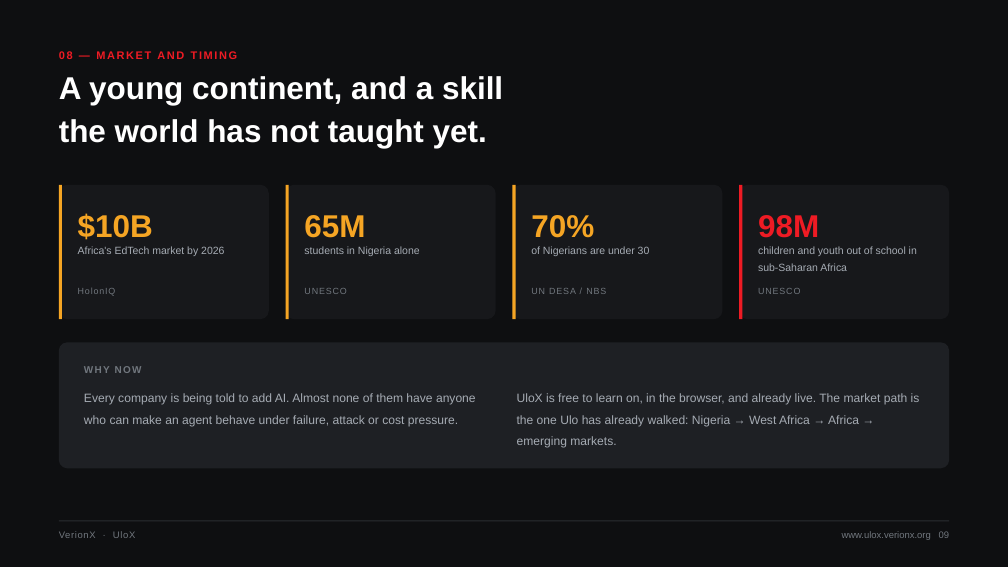
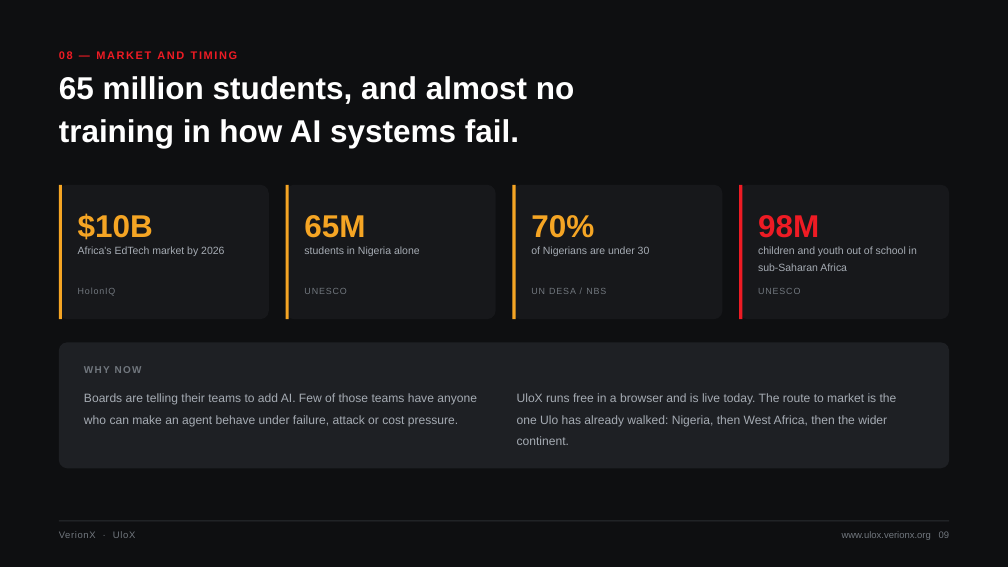
Before and after one commit to elijahmoses1000-jpg/ULOX, a slide deck: slide 9 of deck/VerionX-UloX-Deck-2026.pptx. Drawn at 1008x567 pixels with LibreOffice and Linux fonts; fonts in the diff are those of the drawing. Boxes give left, top, right and bottom in pixels: in the first picture for what was removed or moved away, otherwise in the second. Text is boxed around its words. In the diff, an @@ line names an element or a change of style, - is before the commit and + after.

```diff
--- a/deck/VerionX-UloX-Deck-2026.pptx
+++ b/deck/VerionX-UloX-Deck-2026.pptx
@@ text at (59,76,574,148): text changed @@
-A young continent, and a skill
-the world has not taught yet.
+65 million students, and almost no
+training in how AI systems fail.
@@ text at (84,393,477,426): text changed @@
-Every company is being told to add AI. Almost none of them have anyone who can make an agent behave under failure, attack or cost pressure.
+Boards are telling their teams to add AI. Few of those teams have anyone who can make an agent behave under failure, attack or cost pressure.
@@ text at (517,393,897,445): text changed @@
-UloX is free to learn on, in the browser, and already live. The market path is the one Ulo has already walked: Nigeria → West Africa → Africa → emerging markets.
+UloX runs free in a browser and is live today. The route to market is the one Ulo has already walked: Nigeria, then West Africa, then the wider continent.
```
Also in this commit, not shown: 10 other slides changed, 12 other files.
